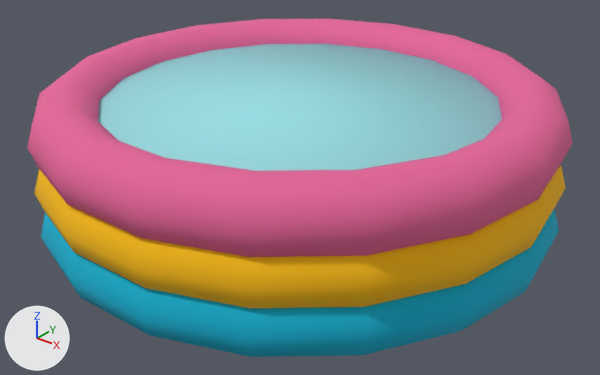
The glTF model apps/garden/public/assets/models/InflatablePoolSmall.glb as it was, and as the next commit left it.
One viewpoint serves both versions: a camera (50 mm lens) standing at (3.33, -4.15, 2.84) and looking at (0.07, -0.08, 0.32). Every picture has the same lights, and +X, +Y and +Z are marked at lower left. The picture after the commit comes second. Where no turn or scale is listed for an object, it has been applied to the vertices.

In view in the first picture: 'InflatablePoolSmall_InnerWall', 'InflatablePoolSmall_OuterRingBottom', 'InflatablePoolSmall_OuterRingMiddle', 'InflatablePoolSmall_OuterRingTop'.
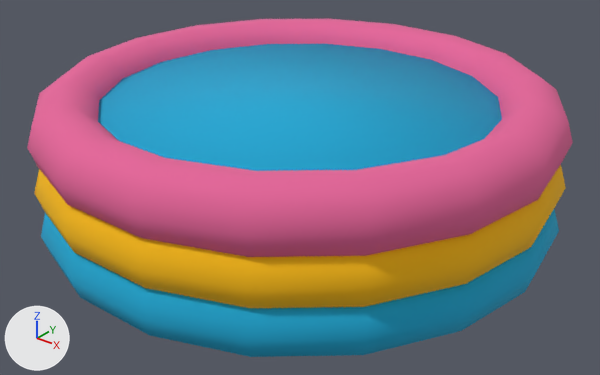
Boxes (x1, y1, x2, y2) around the edits, measured in the pictures (600 x 375 px):
'InflatablePoolSmall_InnerWall', recoloured (darker): (98, 44, 502, 171) in both

The change in detail:
Material 'InflatablePoolSmall_InnerWallAqua' (mat_inflatablepoolsmall_innerwallaqua) changes colour from cyan #99dfe5 to cyan #14a7d3; in linear values from (0.32, 0.74, 0.78) to (0.007, 0.386, 0.651).
